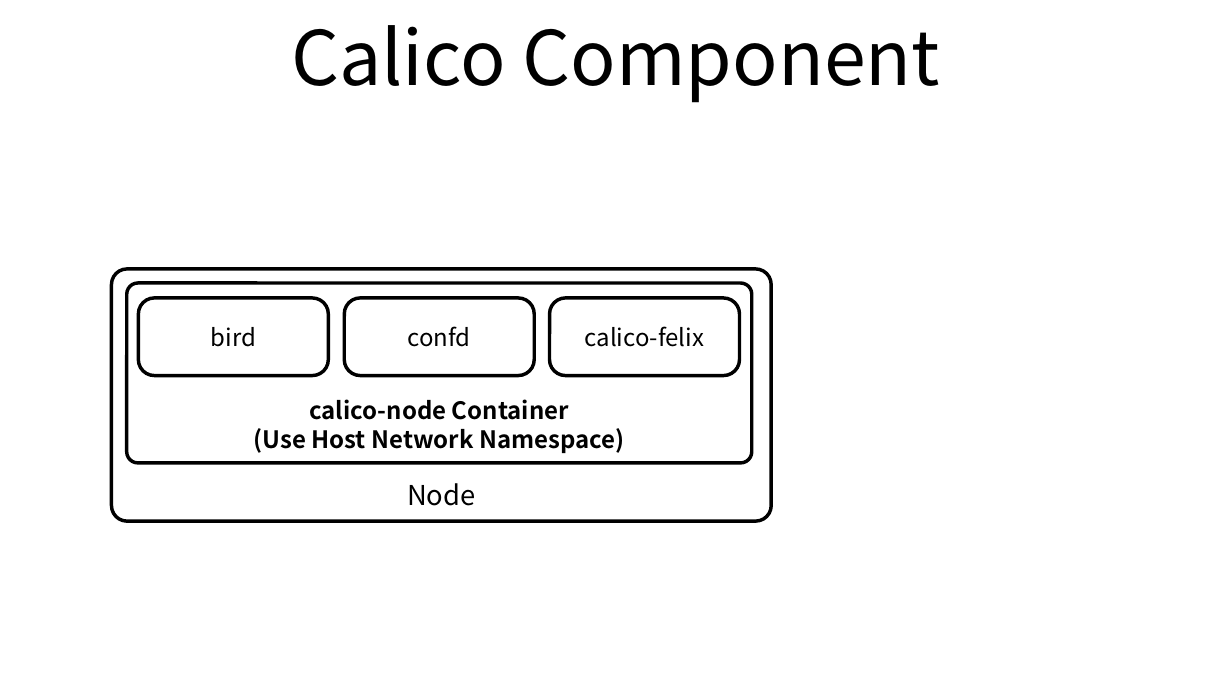
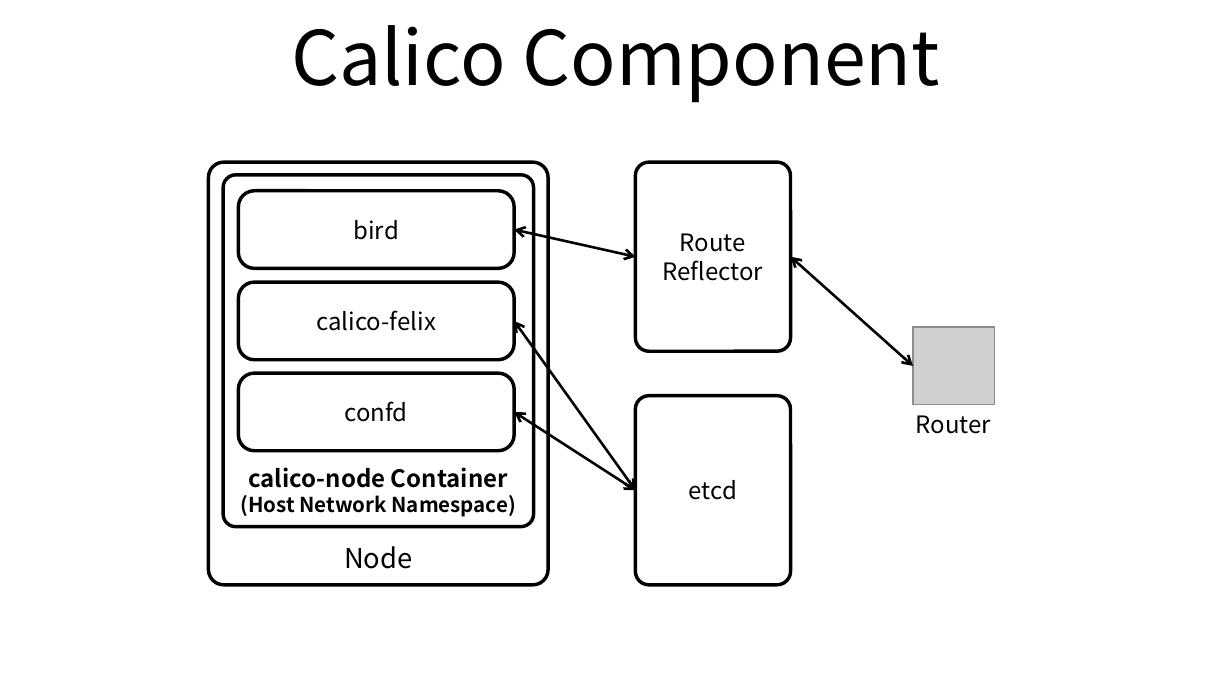
Before and after one commit to ssup2/blog-old, a slide deck: slide 1 of images/theory_analysis/Kubernetes_Calico/Kubernetes_Calico.pptx. Drawn at 1232x693 pixels with LibreOffice and Linux fonts; fonts in the diff are those of the drawing; grey boxes stand for pictures. Boxes give left, top, right and bottom in pixels: in the first picture for what was removed or moved away, otherwise in the second. Text is boxed around its words. In the diff, an @@ line names an element or a change of style, - is before the commit and + after.

Commit message:
Update Calico

```diff
--- a/images/theory_analysis/Kubernetes_Calico/Kubernetes_Calico.pptx
+++ b/images/theory_analysis/Kubernetes_Calico/Kubernetes_Calico.pptx
@@ rounded rectangle "Node": place and size @@
-rounded rectangle "Node" at bbox=[112, 269, 771, 521]
+rounded rectangle "Node" at bbox=[208, 163, 548, 585]
@@ rounded rectangle "Node" at bbox=[208, 163, 548, 585]: proportions changed @@
@@ rounded rectangle "calico-node Container" at bbox=[223, 175, 533, 527]: proportions changed @@
@@ rounded rectangle "calico-node Container": place and size @@
-rounded rectangle "calico-node Container" at bbox=[127, 283, 752, 463]
+rounded rectangle "calico-node Container" at bbox=[223, 175, 533, 527]
@@ rounded rectangle added at bbox=[636, 163, 791, 352], fill #FFFFFF, outline #000000 2 pt, 14 pt, text #000000 @@
+Route
+Reflector
@@ rounded rectangle "bird": place and size @@
-rounded rectangle "bird" at bbox=[138, 298, 328, 376]
+rounded rectangle "bird" at bbox=[239, 191, 515, 269]
@@ double arrow added from (514, 229) to (636, 256), #000000 1.5 pt @@
@@ double arrow added from (791, 256) to (913, 366), #000000 1.5 pt @@
@@ rounded rectangle "calico-felix": place and size @@
-rounded rectangle "calico-felix" at bbox=[549, 298, 739, 376]
+rounded rectangle "calico-felix" at bbox=[239, 282, 515, 360]
@@ double arrow added from (514, 322) to (636, 490), #000000 1.5 pt @@
@@ picture added at bbox=[913, 328, 994, 405] @@
@@ rounded rectangle "confd": place and size @@
-rounded rectangle "confd" at bbox=[345, 298, 535, 376]
+rounded rectangle "confd" at bbox=[239, 373, 515, 451]
@@ double arrow added from (514, 411) to (636, 490), #000000 1.5 pt @@
@@ rounded rectangle added at bbox=[636, 395, 791, 585], fill #FFFFFF, outline #000000 2 pt, 14 pt, text #000000 @@
+etcd
@@ text added at bbox=[916, 415, 991, 434], 14 pt, text #000000 @@
+Router
@@ text in rounded rectangle at bbox=[241, 495, 516, 517]: text changed; size 14 to 12 pt @@
-(Use Host Network Namespace)
+(Host Network Namespace)
```
Also in this commit, not shown: 1 slide added, 1 slide removed, 2 other files.
